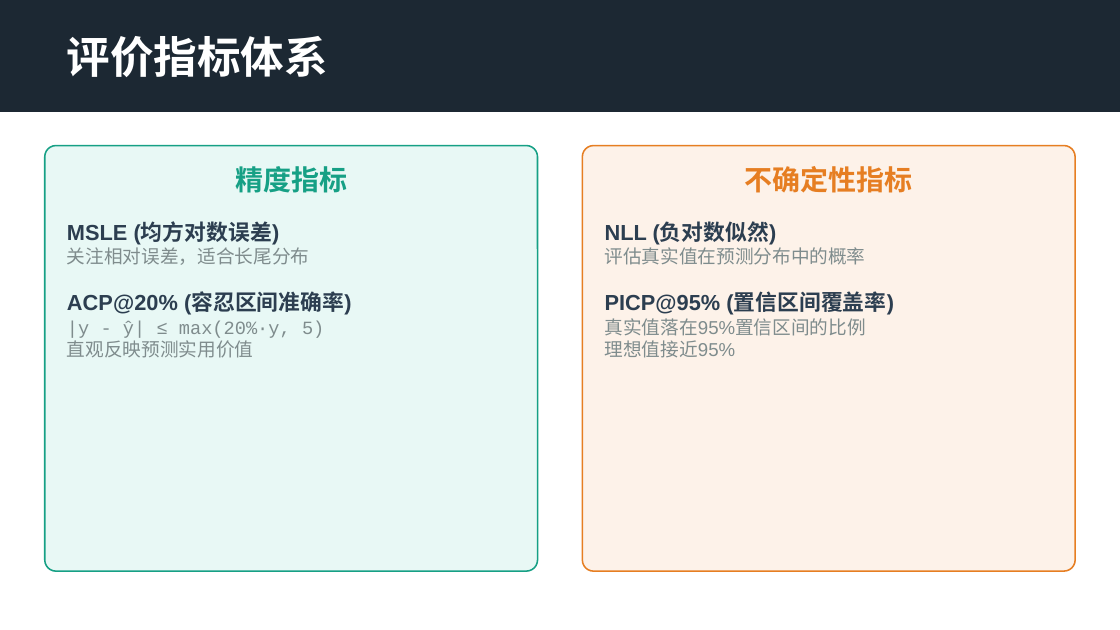
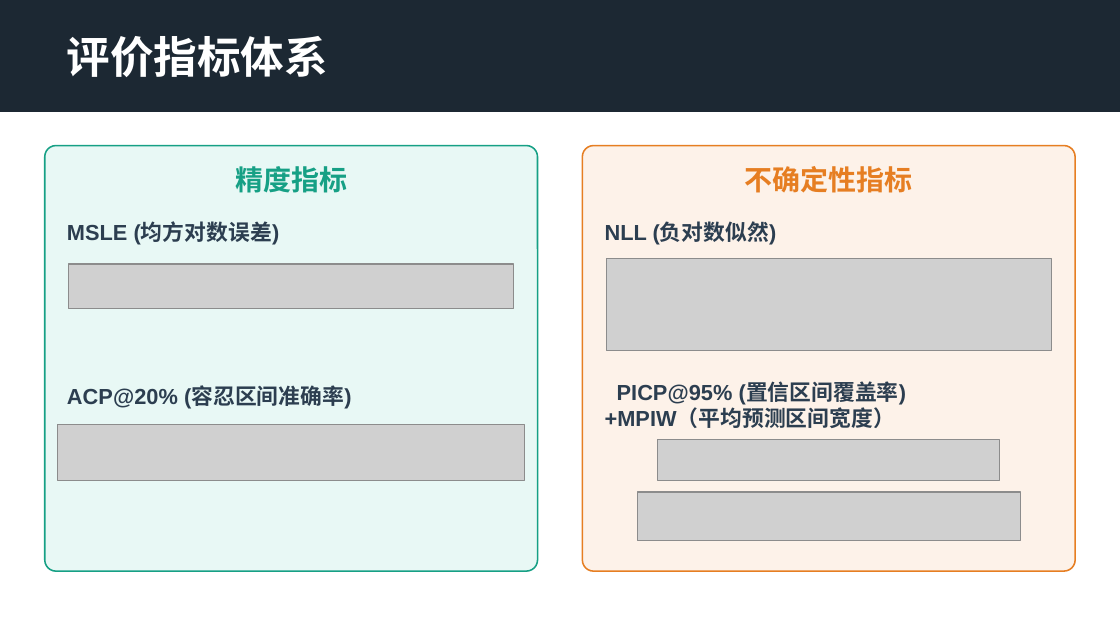
Before and after one commit to LJK666666666/LLM_SU7, a slide deck: slide 15 of presentation/presentation.pptx (slide 9 before the commit). Drawn at 1120x630 pixels with LibreOffice and Linux fonts; fonts in the diff are those of the drawing; grey boxes stand for pictures. Boxes give left, top, right and bottom in pixels: in the first picture for what was removed or moved away, otherwise in the second. Text is boxed around its words. In the diff, an @@ line names an element or a change of style, - is before the commit and + after.

```diff
--- a/presentation/presentation.pptx
+++ b/presentation/presentation.pptx
@@ text at (x1=67, y1=222, x2=352, y2=409): text changed; size 12 to 14 pt; text colour #7F8C8D to #2C3E50; bold on @@
-MSLE (均方对数误差)
-关注相对误差，适合长尾分布
-ACP@20% (容忍区间准确率)
-|y - ŷ| ≤ max(20%·y, 5)
-直观反映预测实用价值
+MSLE (均方对数误差)
+ACP@20% (容忍区间准确率)
@@ text at (x1=605, y1=222, x2=907, y2=428): text changed; size 12 to 14 pt; text colour #7F8C8D to #2C3E50; bold on @@
-NLL (负对数似然)
-评估真实值在预测分布中的概率
-PICP@95% (置信区间覆盖率)
-真实值落在95%置信区间的比例
-理想值接近95%
+NLL (负对数似然)
+PICP@95% (置信区间覆盖率)
++MPIW（平均预测区间宽度）
@@ picture added at (x1=68, y1=264, x2=514, y2=309) @@
@@ picture added at (x1=606, y1=259, x2=1052, y2=352) @@
@@ picture added at (x1=58, y1=424, x2=525, y2=480) @@
@@ picture added at (x1=657, y1=439, x2=999, y2=480) @@
@@ picture added at (x1=637, y1=492, x2=1020, y2=541) @@
```
Also in this commit, not shown: 7 other slides changed, 6 slides added, 3 other files.
